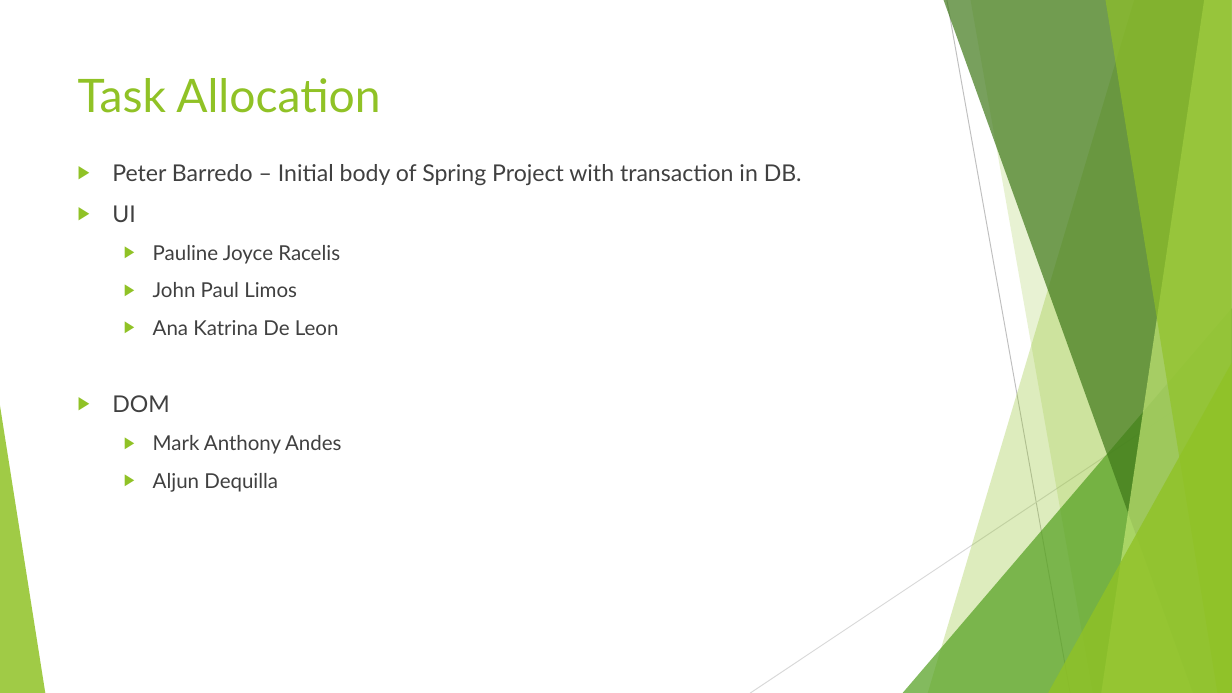
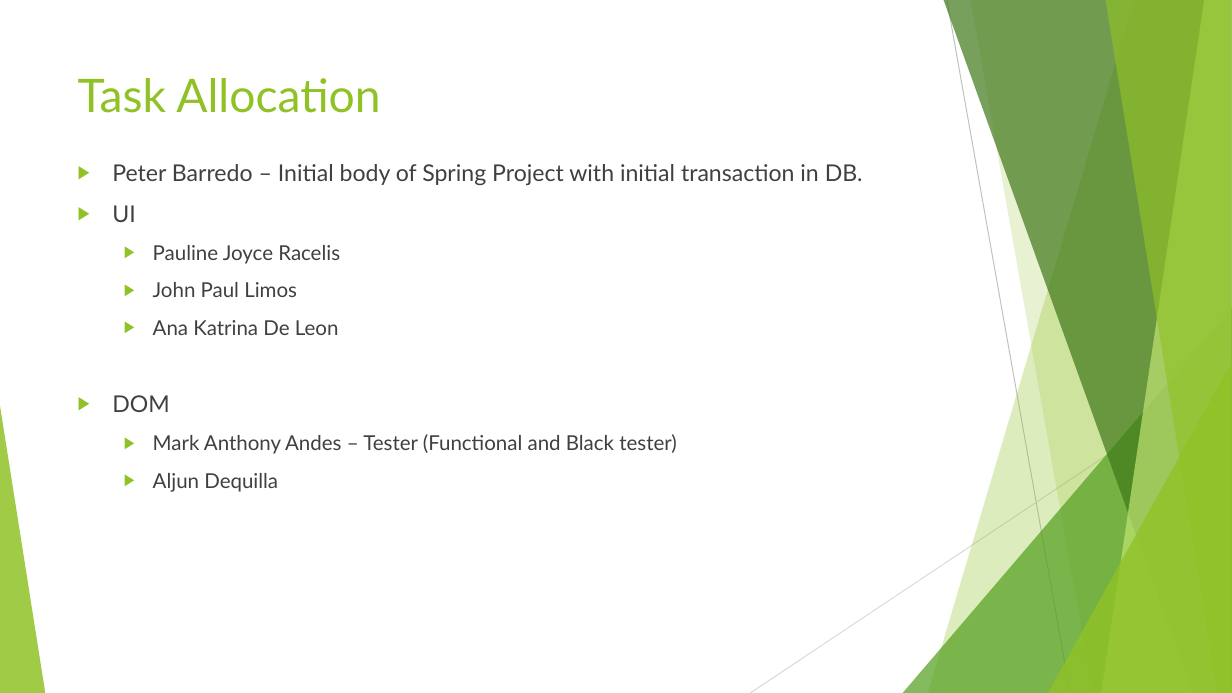
Before and after one commit to MNLBC/Group1Projects, a slide deck: slide 4 of W5Project/PPT/GROUP 1-Week 5.pptx. Drawn at 1232x693 pixels with LibreOffice and Linux fonts; fonts in the diff are those of the drawing. Boxes give left, top, right and bottom in pixels: in the first picture for what was removed or moved away, otherwise in the second. Text is boxed around its words. In the diff, an @@ line names an element or a change of style, - is before the commit and + after.

```diff
--- a/W5Project/PPT/GROUP 1-Week 5.pptx
+++ b/W5Project/PPT/GROUP 1-Week 5.pptx
@@ text at (112, 164, 863, 185): text changed @@
-▶ Peter Barredo – Initial body of Spring Project with transaction in DB.
+▶ Peter Barredo – Initial body of Spring Project with initial transaction in DB.
@@ text at (153, 434, 677, 454): text changed @@
-  ▶ Mark Anthony Andes
+  ▶ Mark Anthony Andes – Tester (Functional and Black tester)
```
Also in this commit, not shown: 2 other slides changed, 1 slide added, 1 slide removed, 2 other files.
